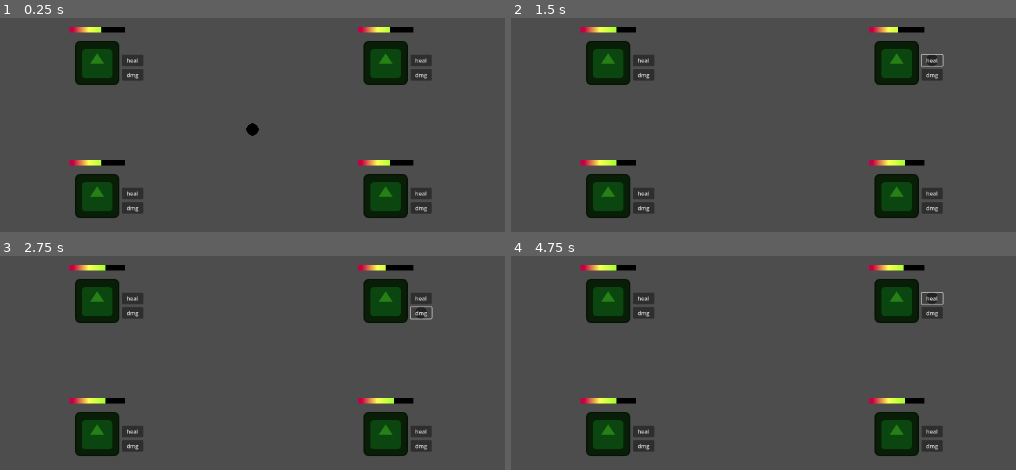
Above: before the commit, frames 1-4 (two rows, left to right).
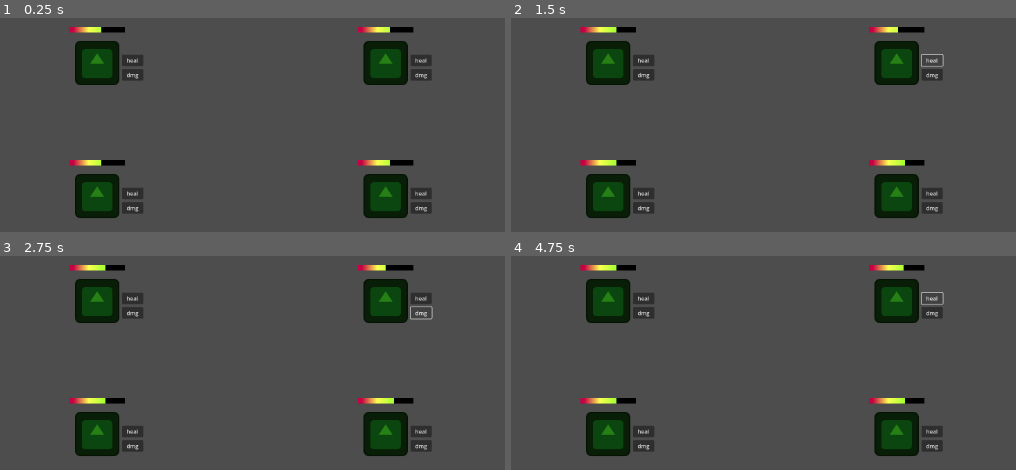
Above: after the commit, the same moments.

Repository: Horryportier/godot-tool-belt
Game: Godot game, scene res://examples/world.tscn
The game is run twice, just before and just after one commit, with the same random seed, the same clock (stepped at 60 frames per second) and the same inputs. The project has no main scene, so this scene is started directly. The engine's default icon, where the game draws it, is replaced by a stand-in: a white triangle on a blue panel in a dark square.
Inputs:
- Up to frame 1 (0.25 s): no input
- Up to frame 2 (1.5 s): click "dmg" at 0.5 s; click "heal" at 1.25 s
- Up to frame 3 (2.75 s): click "dmg" at 2 s
- Up to frame 4 (4.75 s): click "heal" at 2.75 s; click "dmg" at 3.5 s; click "heal" at 4.25 s

The runs differ from the first frame. In frame 1, 0.1% of the frame differs, in the area x 48-52%, y 49-56%; in frame 2, less than 0.1%; in frame 3, less than 0.1%; in frame 4, less than 0.1%.

Commit message:
added hurtbox and hitbox

Diff:
--- /dev/null
+++ b/Components/Hitbox/hitbox.gd
@@ -0,0 +1,39 @@
+class_name Hitbox2D
+extends Area2D
+
+@onready var damage: int = 10
+
+@export var enable: bool = true
+
+@export var damage_repeat  = false
+@export var demage_repeat_timeout = 0.1
+
+var _hurtboxes: Array[Hurtbox2D] = []
+
+
+func _ready():
+	area_entered.connect(_on_area_entered)
+	area_exited.connect(_on_area_exited)
+	if damage_repeat:
+		var timer = Timer.new()
+		add_child(timer)
+		timer.wait_time = demage_repeat_timeout
+		timer.one_shot = false
+		timer.timeout.connect(repeat_damage)
+		timer.start()
+
+func _on_area_entered(area: Area2D):
+	if not area is Hurtbox2D:
+		return
+	area.take_dmg(damage)
+	if damage_repeat:
+		_hurtboxes.push_back(area)
+
+func _on_area_exited(area: Area2D):
+	var index = _hurtboxes.find(area)
+	if index >= 0:
+		_hurtboxes.remove_at(index)
+
+func repeat_damage():
+	for hurtbox in _hurtboxes:
+		hurtbox.take_dmg(damage)
--- /dev/null
+++ b/Components/Hurtbox/hurtbox2D.gd
@@ -0,0 +1,25 @@
+class_name Hurtbox2D
+extends Area2D
+
+
+@onready var health: HealthRes = get_parent().resource.health
+
+@export var eneble_iframes = false
+@export var iframe_duration = 0.1
+
+@export var debug = false
+
+var enable = true
+
+signal dmg_applied
+
+func take_dmg(dmg: int) -> bool:
+	if enable:
+		if debug: printt("taken dmg", dmg)
+		health.take_dmg(dmg)
+		dmg_applied.emit()
+		if eneble_iframes:
+			enable = false
+			get_tree().create_timer(iframe_duration).timeout.connect(func(): enable = true)
+		return true
+	return false
--- a/Components/enemy/enemy_res.gd
+++ b/Components/enemy/enemy_res.gd
@@ -7,20 +7,16 @@
 
 @export var name: String
 
-@export var groups: Array[String]
+@export var groups: GroupRes
 
 func setup(node: CharacterBody2D):
 	health.setup()
-	setup_groups(node)
-
-func setup_groups(node: CharacterBody2D):
-	for group in groups:
-		node.add_to_group(group)
+	groups.setup(node)
 
 func print_debug_info():
 	print("name ",name)
 	print("level ",level)
-	print("groups ", groups)
+	print("groups ", groups.groups)
 
 	print("max_health ",health.max_hp)
 	print("start_health ",health.start_hp)
--- /dev/null
+++ b/Components/group/group_res.gd
@@ -0,0 +1,9 @@
+class_name GroupRes
+extends Resource
+
+
+@export var groups: Array[String] = []
+
+func setup(node: Node2D):
+	for group in groups:
+		node.add_to_group(group)
--- /dev/null
+++ b/effects/test_1.gdshader
@@ -0,0 +1,23 @@
+shader_type canvas_item;
+
+uniform float spreed = 50;
+uniform float cut_off = 0.01;
+void vertex() {
+	// Called for every vertex the material is visible on.
+}
+float cut(float value, float cut) {
+	if (value < cut) {
+		return 0.;
+	}
+	return value;
+}
+
+void fragment() {
+	vec4 t = texture(TEXTURE, UV);
+	COLOR = vec4(t.rgb, cut(sin(UV.y * spreed) + 0.5, cut_off));
+}
+
+//void light() {
+	// Called for every pixel for every light affecting the CanvasItem.
+	// Uncomment to replace the default light processing function with this one.
+//}
--- /dev/null
+++ b/effects/test_1.tscn
@@ -0,0 +1,27 @@
+[gd_scene load_steps=6 format=3 uid="uid://bf5s8j4phkeg4"]
+
+[ext_resource type="Shader" path="res://effects/test_1.gdshader" id="1_je4sw"]
+
+[sub_resource type="ShaderMaterial" id="ShaderMaterial_4c3dy"]
+shader = ExtResource("1_je4sw")
+shader_parameter/spreed = 1e+08
+shader_parameter/cut_off = 0.01
+
+[sub_resource type="Gradient" id="Gradient_kvqkv"]
+offsets = PackedFloat32Array(0.230089, 0.274336, 0.415929, 0.663717)
+colors = PackedColorArray(0.696667, 1, 0.3, 1, 0.722333, 0.5016, 0.88, 1, 0.3, 0.755, 1, 1, 0.533333, 1, 0.3, 1)
+
+[sub_resource type="FastNoiseLite" id="FastNoiseLite_oa0vb"]
+noise_type = 3
+fractal_octaves = 10
+fractal_gain = 0.42
+
+[sub_resource type="NoiseTexture2D" id="NoiseTexture2D_wtbku"]
+color_ramp = SubResource("Gradient_kvqkv")
+noise = SubResource("FastNoiseLite_oa0vb")
+
+[node name="test1" type="TextureRect"]
+material = SubResource("ShaderMaterial_4c3dy")
+offset_right = 40.0
+offset_bottom = 40.0
+texture = SubResource("NoiseTexture2D_wtbku")
--- /dev/null
+++ b/effects/test_2.gdshader
@@ -0,0 +1,43 @@
+shader_type canvas_item;
+
+uniform bool dither;
+uniform int scale;
+
+float dither4x4(vec2 position, float brightness) {
+    mat4 dither_table = mat4(
+			vec4(0.0625, 0.5625, 0.1875, 0.6875),
+            vec4(0.8125, 0.3125, 0.9375, 0.4375),
+            vec4(0.2500, 0.7500, 0.1250, 0.6250),
+            vec4(1.0000, 0.5000, 0.8750, 0.3750));
+
+    ivec2 p = ivec2(mod(position, 4.0));
+
+    float a = step(float(p.x), 3.0);
+    float limit = mix(0.0, dither_table[p.y][p.x], a);
+
+    return step(limit, brightness);
+}
+
+void fragment() {
+    float i = 1.0; // inside(uv, vec2(0.0), vec2(1.0));
+
+    if (dither) {
+
+    vec4 o = vec4(1.0);
+
+    o.rg = texture(TEXTURE, UV).rg;
+    o.b = texture(TEXTURE, UV + vec2(0.001, 0.0005)).b;
+
+    vec3 c = o.rgb * 8.0 * i;
+
+    vec2 f = COLOR.xy / float(scale);
+
+    c.r += dither4x4(f, fract(c.r));
+    c.g += dither4x4(f, fract(c.g));
+    c.b += dither4x4(f, fract(c.b));
+
+    COLOR = vec4(floor(c) / 8.0, 1.0);
+	} else {
+		   COLOR = texture(TEXTURE, UV) * i;
+	}
+}
--- /dev/null
+++ b/effects/test_2.tscn
@@ -0,0 +1,27 @@
+[gd_scene load_steps=6 format=3 uid="uid://cc07fmtuj58nh"]
+
+[ext_resource type="Shader" path="res://effects/test_2.gdshader" id="1_21gc5"]
+
+[sub_resource type="ShaderMaterial" id="ShaderMaterial_p1i3e"]
+shader = ExtResource("1_21gc5")
+shader_parameter/dither = true
+shader_parameter/scale = 9355
+
+[sub_resource type="Gradient" id="Gradient_eadv0"]
+interpolation_mode = 1
+offsets = PackedFloat32Array(0, 0.0353982, 0.221239, 0.371681, 0.415929, 1)
+colors = PackedColorArray(1, 1, 1, 1, 0.786744, 0.847813, 1, 1, 0.260506, 0.260506, 0.260506, 1, 0.0594, 0.99, 0.16797, 1, 0, 0, 0, 1, 0, 0, 0, 0)
+
+[sub_resource type="FastNoiseLite" id="FastNoiseLite_v2x6x"]
+noise_type = 2
+
+[sub_resource type="NoiseTexture2D" id="NoiseTexture2D_dtbdl"]
+in_3d_space = true
+color_ramp = SubResource("Gradient_eadv0")
+noise = SubResource("FastNoiseLite_v2x6x")
+
+[node name="test2" type="TextureRect"]
+material = SubResource("ShaderMaterial_p1i3e")
+offset_right = 128.0
+offset_bottom = 128.0
+texture = SubResource("NoiseTexture2D_dtbdl")
--- a/examples/goblin.gd
+++ b/examples/goblin.gd
@@ -2,7 +2,18 @@
 
 @onready var dmg: Button = $Dmg
 @onready var heal: Button = $Heal
+@onready var icon: Sprite2D = $Icon
+@onready var icon_material: Material
+
+var selected = false
 
 func setup():
 	dmg.pressed.connect(func():  resource.health.take_dmg(10))
 	heal.pressed.connect(func():  resource.health.heal(10))
+	icon_material = icon.material
+
+func _process(_delta):
+	if not selected:
+		icon.material = null
+	else :
+		icon.material = icon_material
--- /dev/null
+++ b/examples/goblin.gdshader
@@ -0,0 +1,42 @@
+shader_type canvas_item;
+
+uniform bool dither;
+uniform int scale;
+
+float dither4x4(vec2 position, float brightness) {
+    mat4 dither_table = mat4(
+			vec4(0.0625, 0.5625, 0.1875, 0.6875),
+            vec4(0.8125, 0.3125, 0.9375, 0.4375),
+            vec4(0.2500, 0.7500, 0.1250, 0.6250),
+            vec4(1.0000, 0.5000, 0.8750, 0.3750));
+
+    ivec2 p = ivec2(mod(position, 4.0));
+
+    float a = step(float(p.x), 3.0);
+    float limit = mix(0.0, dither_table[p.y][p.x], a);
+
+    return step(limit, brightness);
+}
+
+void fragment() {
+    float i = 1.0; // inside(uv, vec2(0.0), vec2(1.0));
+
+    if (!dither) {
+        COLOR = texture(TEXTURE, UV) * i;
+    }
+
+    vec4 o = vec4(1.0);
+
+    o.rg = texture(TEXTURE, UV).rg;
+    o.b = texture(TEXTURE, UV + vec2(0.001, 0.0005)).b;
+
+    vec3 c = o.rgb * 8.0 * i;
+
+    vec2 f = COLOR.xy / float(scale);
+
+    c.r += dither4x4(f, fract(c.r));
+    c.g += dither4x4(f, fract(c.g));
+    c.b += dither4x4(f, fract(c.b));
+
+    COLOR = vec4(floor(c) / 8.0, 1.0);
+}
--- a/examples/goblin.tres
+++ b/examples/goblin.tres
@@ -1,7 +1,12 @@
-[gd_resource type="Resource" script_class="EnemyRes" load_steps=4 format=3 uid="uid://cdqmqby3eqqns"]
+[gd_resource type="Resource" script_class="EnemyRes" load_steps=6 format=3 uid="uid://cdqmqby3eqqns"]
 
 [ext_resource type="Script" path="res://Components/enemy/enemy_res.gd" id="1_bu2lo"]
 [ext_resource type="Script" path="res://Components/health/health_res.gd" id="1_ekl2r"]
+[ext_resource type="Script" path="res://Components/group/group_res.gd" id="1_gdqbl"]
+
+[sub_resource type="Resource" id="Resource_0iw48"]
+script = ExtResource("1_gdqbl")
+groups = Array[String](["Enemy", "Resetable", "Selectable"])
 
 [sub_resource type="Resource" id="Resource_eftax"]
 resource_local_to_scene = true
@@ -16,4 +21,4 @@
 health = SubResource("Resource_eftax")
 level = 1
 name = "Goblin"
-groups = Array[String](["Enemy", "Monster", "Humanoid", "Resetable"])
+groups = SubResource("Resource_0iw48")
--- a/examples/goblin.tscn
+++ b/examples/goblin.tscn
@@ -1,10 +1,17 @@
-[gd_scene load_steps=12 format=3 uid="uid://dda5wwbdnpyw0"]
+[gd_scene load_steps=15 format=3 uid="uid://dda5wwbdnpyw0"]
 
 [ext_resource type="Script" path="res://examples/goblin.gd" id="1_p7qbm"]
 [ext_resource type="Resource" uid="uid://cdqmqby3eqqns" path="res://examples/goblin.tres" id="2_4ddkr"]
 [ext_resource type="Texture2D" uid="uid://bdpa4cbdw0ly7" path="res://icon.svg" id="2_13l58"]
+[ext_resource type="Shader" path="res://examples/goblin.gdshader" id="3_kddf1"]
 [ext_resource type="Script" path="res://Components/health/ui/local_texture_health_bar.gd" id="4_5uoxt"]
-[ext_resource type="Script" path="res://Components/Tween/tween_res.gd" id="5_dfo8c"]
+[ext_resource type="Script" path="res://Components/tween/tween_res.gd" id="5_dfo8c"]
+[ext_resource type="Script" path="res://Components/Hurtbox/hurtbox2D.gd" id="7_gqw2x"]
+
+[sub_resource type="ShaderMaterial" id="ShaderMaterial_g54ih"]
+shader = ExtResource("3_kddf1")
+shader_parameter/dither = null
+shader_parameter/scale = null
 
 [sub_resource type="Gradient" id="Gradient_hm87h"]
 colors = PackedColorArray(0, 0, 0, 1, 0, 0, 0, 1)
@@ -41,6 +48,7 @@
 
 [node name="Icon" type="Sprite2D" parent="."]
 modulate = Color(0.154167, 0.5, 0.085, 1)
+material = SubResource("ShaderMaterial_g54ih")
 texture = ExtResource("2_13l58")
 
 [node name="Dmg" type="Button" parent="."]
@@ -81,3 +89,11 @@
 
 [node name="CollisionShape2D" type="CollisionShape2D" parent="."]
 shape = SubResource("CircleShape2D_loaq0")
+
+[node name="Hurtbox2D" type="Area2D" parent="."]
+script = ExtResource("7_gqw2x")
+eneble_iframes = true
+
+[node name="CollisionShape2D" type="CollisionShape2D" parent="Hurtbox2D"]
+shape = SubResource("CircleShape2D_loaq0")
+debug_color = Color(0.974108, 0, 0.429172, 0.42)
--- a/examples/mouse_radar.gd
+++ b/examples/mouse_radar.gd
@@ -10,3 +10,4 @@
 
 	if Input.is_action_just_pressed("select") and radar.bodies.size() > 0:
 		camera.focus_on(radar.bodies[0])
+		radar.bodies[0].selected = !radar.bodies[0].selected
--- a/examples/world.tscn
+++ b/examples/world.tscn
@@ -1,86 +1,81 @@
-[gd_scene load_steps=20 format=3 uid="uid://eimvfnfdbxj3"]
+[gd_scene load_steps=21 format=3 uid="uid://eimvfnfdbxj3"]
 
 [ext_resource type="Script" path="res://examples/mouse_radar.gd" id="1_q32aw"]
 [ext_resource type="Script" path="res://Components/radar/radar2d.gd" id="2_hj7h8"]
+[ext_resource type="Script" path="res://Components/Hitbox/hitbox.gd" id="3_jcy7r"]
 [ext_resource type="PackedScene" uid="uid://dda5wwbdnpyw0" path="res://examples/goblin.tscn" id="3_k5j1i"]
 [ext_resource type="Script" path="res://Components/health/health_res.gd" id="4_bvyij"]
+[ext_resource type="Script" path="res://Components/group/group_res.gd" id="4_w4weh"]
 [ext_resource type="Script" path="res://Components/enemy/enemy_res.gd" id="5_7fa8i"]
 [ext_resource type="Script" path="res://Components/camera/focusing_camera2d.gd" id="6_53nh8"]
-[ext_resource type="Script" path="res://Components/Tween/tween_res.gd" id="7_u0k4x"]
-
-[sub_resource type="Gradient" id="Gradient_1g0lk"]
-interpolation_mode = 1
-offsets = PackedFloat32Array(0.0265487, 0.40708)
-colors = PackedColorArray(0, 0, 0, 1, 1, 1, 1, 0)
-
-[sub_resource type="GradientTexture2D" id="GradientTexture2D_bu56n"]
-gradient = SubResource("Gradient_1g0lk")
-fill = 1
-fill_from = Vector2(0.5, 0.5)
-fill_to = Vector2(1, 1)
+[ext_resource type="Script" path="res://Components/tween/tween_res.gd" id="7_u0k4x"]
 
 [sub_resource type="CircleShape2D" id="CircleShape2D_g4n3p"]
 radius = 16.0
 
-[sub_resource type="Resource" id="Resource_o2yhp"]
+[sub_resource type="Resource" id="Resource_0iw48"]
+script = ExtResource("4_w4weh")
+groups = Array[String](["Enemy", "Resetable", "Selectable"])
+
+[sub_resource type="Resource" id="Resource_y1cir"]
 resource_local_to_scene = true
 script = ExtResource("4_bvyij")
 max_hp = 60
 start_hp = 39
 debug = false
 
-[sub_resource type="Resource" id="Resource_xcuxj"]
+[sub_resource type="Resource" id="Resource_r3wl0"]
 resource_local_to_scene = true
 script = ExtResource("5_7fa8i")
-health = SubResource("Resource_o2yhp")
+health = SubResource("Resource_y1cir")
 level = 1
 name = "Goblin"
-groups = Array[String](["Enemy", "Monster", "Humanoid", "Resetable"])
+groups = SubResource("Resource_0iw48")
 
-[sub_resource type="Resource" id="Resource_e28o3"]
+[sub_resource type="Resource" id="Resource_ufxk0"]
 resource_local_to_scene = true
 script = ExtResource("4_bvyij")
 max_hp = 60
 start_hp = 39
 debug = false
 
-[sub_resource type="Resource" id="Resource_kehw6"]
+[sub_resource type="Resource" id="Resource_pp262"]
 resource_local_to_scene = true
 script = ExtResource("5_7fa8i")
-health = SubResource("Resource_e28o3")
+health = SubResource("Resource_ufxk0")
 level = 1
 name = "Goblin"
-groups = Array[String](["Enemy", "Monster", "Humanoid", "Resetable"])
+groups = SubResource("Resource_0iw48")
 
-[sub_resource type="Resource" id="Resource_rnom6"]
+[sub_resource type="Resource" id="Resource_hrce2"]
 resource_local_to_scene = true
 script = ExtResource("4_bvyij")
 max_hp = 60
 start_hp = 39
 debug = false
 
-[sub_resource type="Resource" id="Resource_2f0dl"]
+[sub_resource type="Resource" id="Resource_8i525"]
 resource_local_to_scene = true
 script = ExtResource("5_7fa8i")
-health = SubResource("Resource_rnom6")
+health = SubResource("Resource_hrce2")
 level = 1
 name = "Goblin"
-groups = Array[String](["Enemy", "Monster", "Humanoid", "Resetable"])
+groups = SubResource("Resource_0iw48")
 
-[sub_resource type="Resource" id="Resource_77ucp"]
+[sub_resource type="Resource" id="Resource_h0lnw"]
 resource_local_to_scene = true
 script = ExtResource("4_bvyij")
 max_hp = 60
 start_hp = 39
 debug = false
 
-[sub_resource type="Resource" id="Resource_aolje"]
+[sub_resource type="Resource" id="Resource_tqp6i"]
 resource_local_to_scene = true
 script = ExtResource("5_7fa8i")
-health = SubResource("Resource_77ucp")
+health = SubResource("Resource_h0lnw")
 level = 1
 name = "Goblin"
-groups = Array[String](["Enemy", "Monster", "Humanoid", "Resetable"])
+groups = SubResource("Resource_0iw48")
 
 [sub_resource type="Resource" id="Resource_p4qu0"]
 script = ExtResource("7_u0k4x")
@@ -93,32 +88,38 @@
 [node name="mouse_radar" type="Node2D" parent="."]
 script = ExtResource("1_q32aw")
 
-[node name="Sprite2D" type="Sprite2D" parent="mouse_radar"]
-texture = SubResource("GradientTexture2D_bu56n")
-
 [node name="Radar2D" type="Area2D" parent="mouse_radar"]
 script = ExtResource("2_hj7h8")
-group = "Enemy"
+group = "Selectable"
 
 [node name="CollisionShape2D" type="CollisionShape2D" parent="mouse_radar/Radar2D"]
 shape = SubResource("CircleShape2D_g4n3p")
 debug_color = Color(2.83971e-06, 0.64494, 0.270685, 0.42)
 
+[node name="Hitbox2D" type="Area2D" parent="mouse_radar/Radar2D"]
+script = ExtResource("3_jcy7r")
+damage_repeat = true
+
+[node name="CollisionShape2D" type="CollisionShape2D" parent="mouse_radar/Radar2D/Hitbox2D"]
+shape = SubResource("CircleShape2D_g4n3p")
+debug_color = Color(2.83971e-06, 0.64494, 0.270685, 0.42)
+
 [node name="Goblin" parent="." instance=ExtResource("3_k5j1i")]
 position = Vector2(384, -192)
-resource = SubResource("Resource_xcuxj")
+resource = SubResource("Resource_r3wl0")
+debug = true
 
 [node name="Goblin2" parent="." instance=ExtResource("3_k5j1i")]
 position = Vector2(-448, -192)
-resource = SubResource("Resource_kehw6")
+resource = SubResource("Resource_pp262")
 
 [node name="Goblin3" parent="." instance=ExtResource("3_k5j1i")]
 position = Vector2(-448, 192)
-resource = SubResource("Resource_2f0dl")
+resource = SubResource("Resource_8i525")
 
 [node name="Goblin4" parent="." instance=ExtResource("3_k5j1i")]
 position = Vector2(384, 192)
-resource = SubResource("Resource_aolje")
+resource = SubResource("Resource_tqp6i")
 
 [node name="FocusingCamera2D" type="Camera2D" parent="."]
 zoom = Vector2(0.5, 0.5)
--- a/project.godot
+++ b/project.godot
@@ -17,7 +17,9 @@
 [file_customization]
 
 folder_colors={
-"res://Components/": "yellow"
+"res://Components/": "yellow",
+"res://effects/": "purple",
+"res://examples/": "gray"
 }
 
 [input]
Renamed: Components/Tween/tween_res.gd -> Components/tween/tween_res.gd
